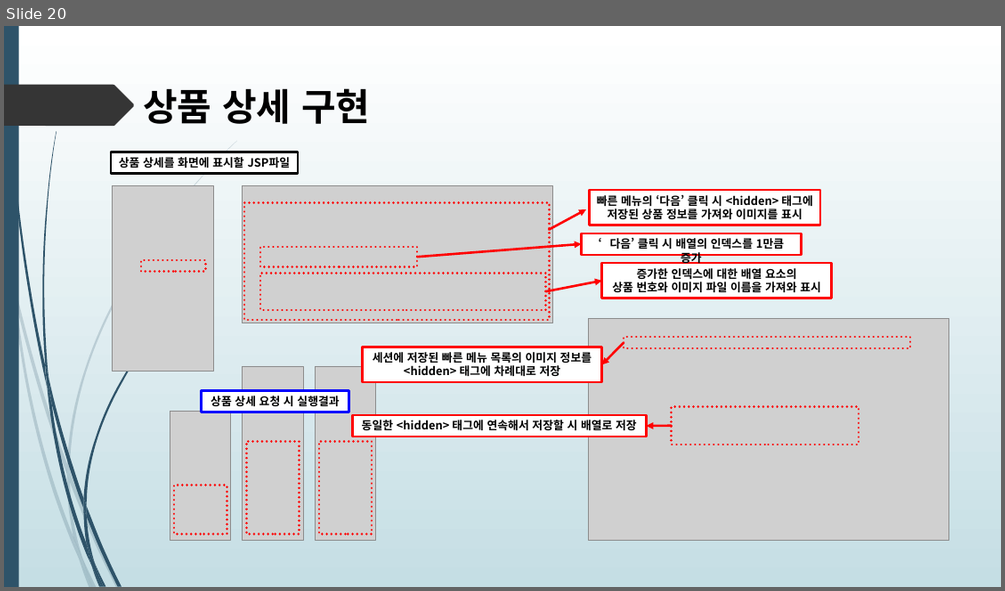
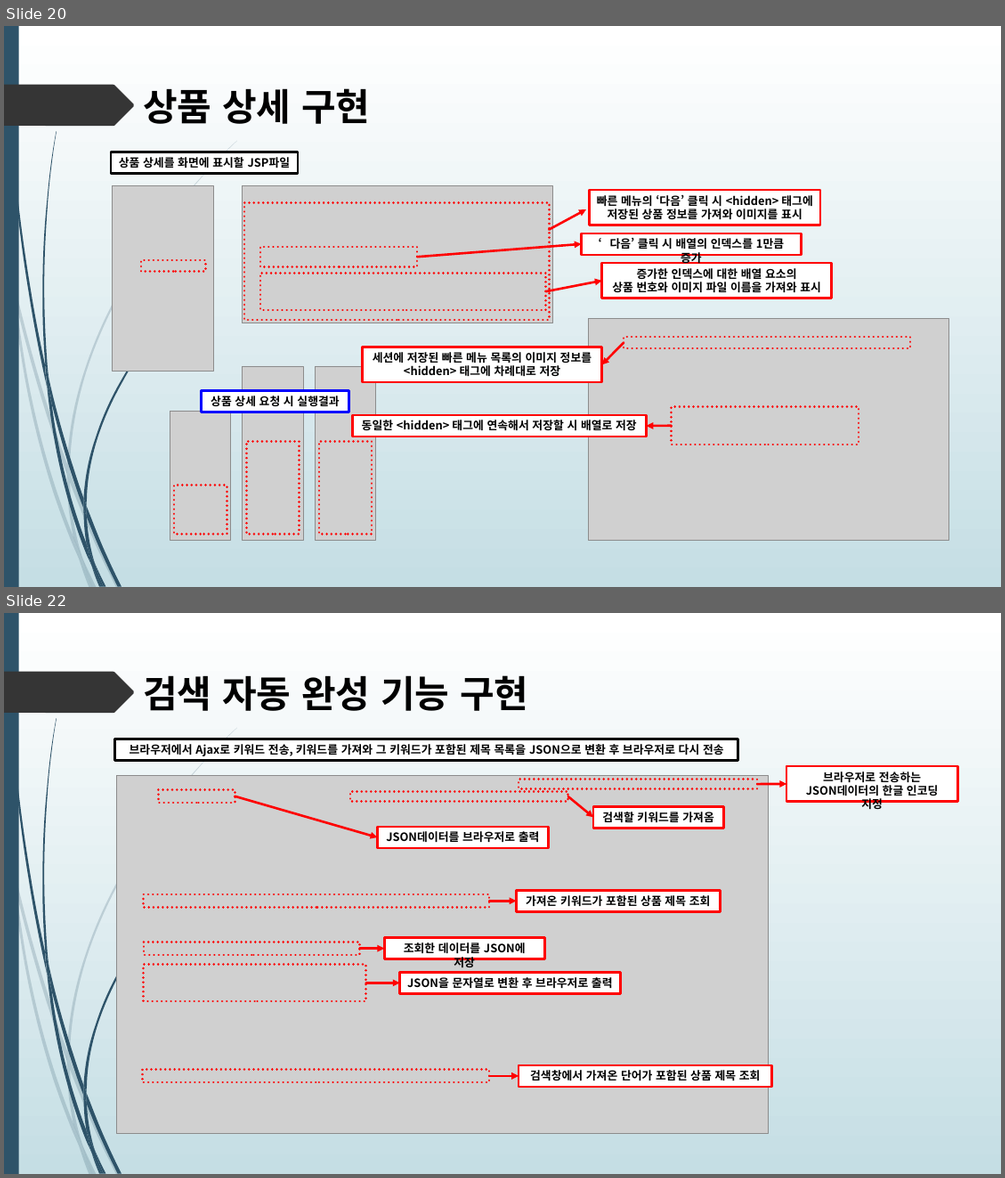
Before and after one commit to himediaai/DongOuk, a slide deck: 쇼핑몰.pptx. Shown one above the other, each under a label of ours: slide 20 before the commit, slides 20 and 22 after it; the slides between them are not shown. The pictures are 1005x591 and 1005x1178 pixels, drawn with LibreOffice and Linux fonts; fonts in the diff are those of the drawing; grey boxes stand for pictures. Boxes give left, top, right and bottom in pixels: in the first picture for what was removed or moved away, otherwise in the second. Text is boxed around its words. In the diff, an @@ line names an element or a change of style, - is before the commit and + after.

```diff
--- a/쇼핑몰.pptx
+++ b/쇼핑몰.pptx
@@ slide 22 added at (4,613,1001,1174), background gradient #FFFFFF to #C5DEE5; not listed: 24 template elements that a slide beside it also shows @@
@@ text added at (143,675,528,711), 36 pt, text #000000, bold @@
+검색 자동 완성 기능 구현
@@ rectangle added at (115,739,738,761), fill #FFFFFF, outline #000000 2.25 pt, 11 pt, text #000000, bold @@
+브라우저에서 Ajax로 키워드 전송, 키워드를 가져와 그 키워드가 포함된 제목 목록을 JSON으로 변환 후 브라우저로 다시 전송
@@ rectangle added at (787,766,958,802), fill #FFFFFF, outline #FF0000 2.25 pt, 11 pt, text #000000, bold @@
+브라우저로 전송하는
+JSON데이터의 한글 인코딩 지정
@@ picture added at (116,775,769,1133) @@
@@ rectangle added at (158,789,235,803), outline #FF0000 2.25 pt dashed @@
@@ arrow added from (235, 796) to (377, 837), #FF0000 2.25 pt @@
@@ rectangle added at (350,792,568,802), outline #FF0000 2.25 pt dashed @@
@@ rectangle added at (518,779,757,788), outline #FF0000 2.25 pt dashed @@
@@ arrow added from (568, 796) to (593, 817), #FF0000 2.25 pt @@
@@ arrow added from (757, 784) to (787, 784), #FF0000 2.25 pt @@
@@ rectangle added at (593,807,723,828), fill #FFFFFF, outline #FF0000 2.25 pt, 11 pt, text #000000, bold @@
+검색할 키워드를 가져옴
@@ rectangle added at (377,827,549,849), fill #FFFFFF, outline #FF0000 2.25 pt, 11 pt, text #000000, bold @@
+JSON데이터를 브라우저로 출력
@@ rectangle added at (143,894,489,907), outline #FF0000 2.25 pt dashed @@
@@ arrow added from (489, 900) to (517, 900), #FF0000 2.25 pt @@
@@ rectangle added at (517,891,720,912), fill #FFFFFF, outline #FF0000 2.25 pt, 11 pt, text #000000, bold @@
+가져온 키워드가 포함된 상품 제목 조회
@@ rectangle added at (144,942,360,955), outline #FF0000 2.25 pt dashed @@
@@ arrow added from (360, 948) to (385, 948), #FF0000 2.25 pt @@
@@ rectangle added at (385,938,544,959), fill #FFFFFF, outline #FF0000 2.25 pt, 11 pt, text #000000, bold @@
+조회한 데이터를 JSON에 저장
@@ rectangle added at (143,965,366,1001), outline #FF0000 2.25 pt dashed @@
@@ arrow added from (366, 982) to (399, 982), #FF0000 2.25 pt @@
@@ rectangle added at (399,972,620,994), fill #FFFFFF, outline #FF0000 2.25 pt, 11 pt, text #000000, bold @@
+JSON을 문자열로 변환 후 브라우저로 출력
@@ rectangle added at (518,1065,772,1087), fill #FFFFFF, outline #FF0000 2.25 pt, 11 pt, text #000000, bold @@
+검색창에서 가져온 단어가 포함된 상품 제목 조회
@@ rectangle added at (142,1070,489,1082), outline #FF0000 2.25 pt dashed @@
@@ arrow added from (489, 1076) to (518, 1076), #FF0000 2.25 pt @@
```
Also in this commit, not shown: 2 slides changed, 4 other slides added.
